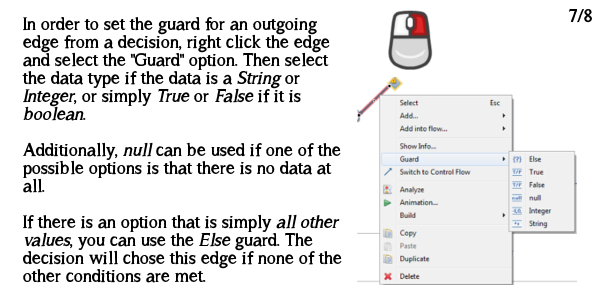
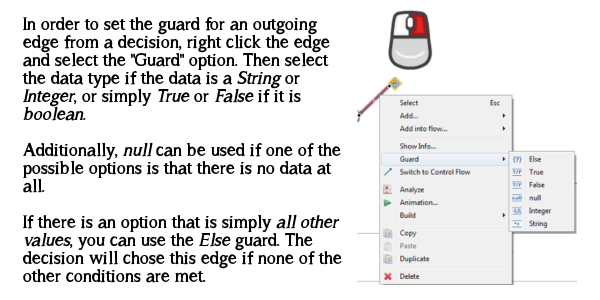
The second 600×300 image is a revision of the first. Changes to its layers:
painted on "7/8" over [569, 8, 592, 23]
